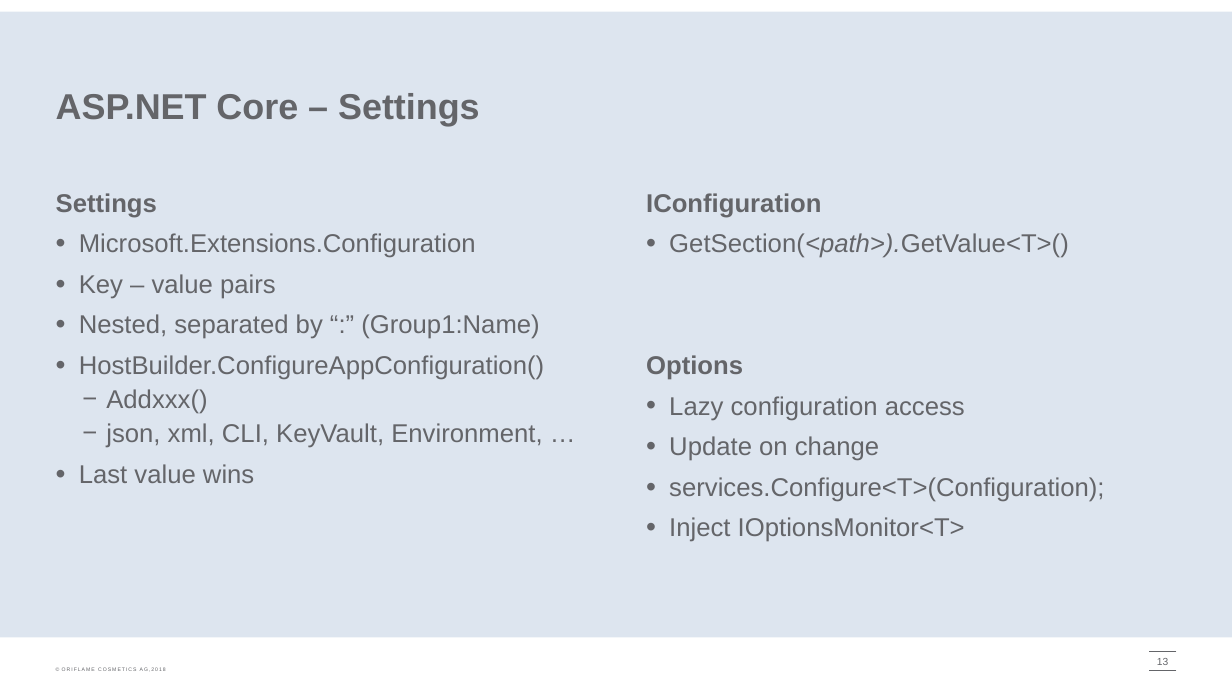
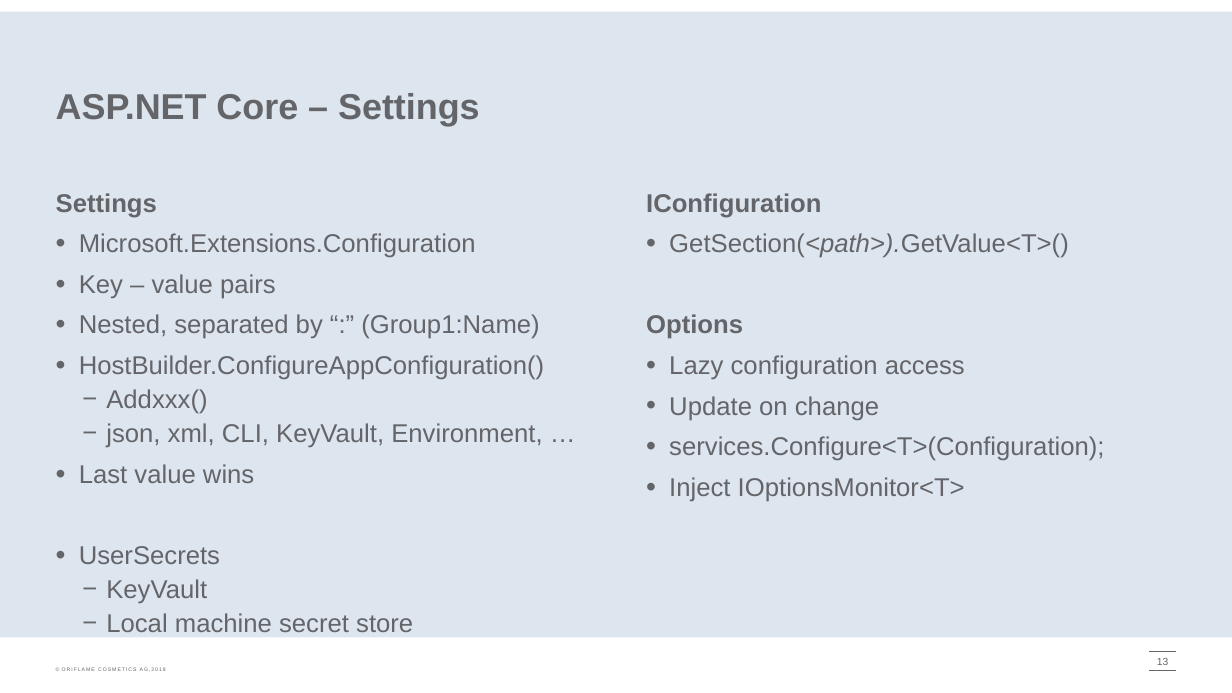
Before and after one commit to onpaj/coreintro, a slide deck: slide 13 of docs/CoreIntro.pptx. Drawn at 1232x693 pixels with LibreOffice and Linux fonts; fonts in the diff are those of the drawing; background and template pictures are left out. Boxes give left, top, right and bottom in pixels: in the first picture for what was removed or moved away, otherwise in the second. Text is boxed around its words. In the diff, an @@ line names an element or a change of style, - is before the commit and + after.

Commit message:
Settings

```diff
--- a/docs/CoreIntro.pptx
+++ b/docs/CoreIntro.pptx
@@ text "IConfiguration" rewrapped from [646,193,1104,542] to [646,193,1104,502] @@
@@ text at [79,546,413,632]: paragraphs added @@
+• UserSecrets
+  − KeyVault
+  − Local machine secret store
```
Also in this commit, not shown: 1 other slide changed, 11 other files.
